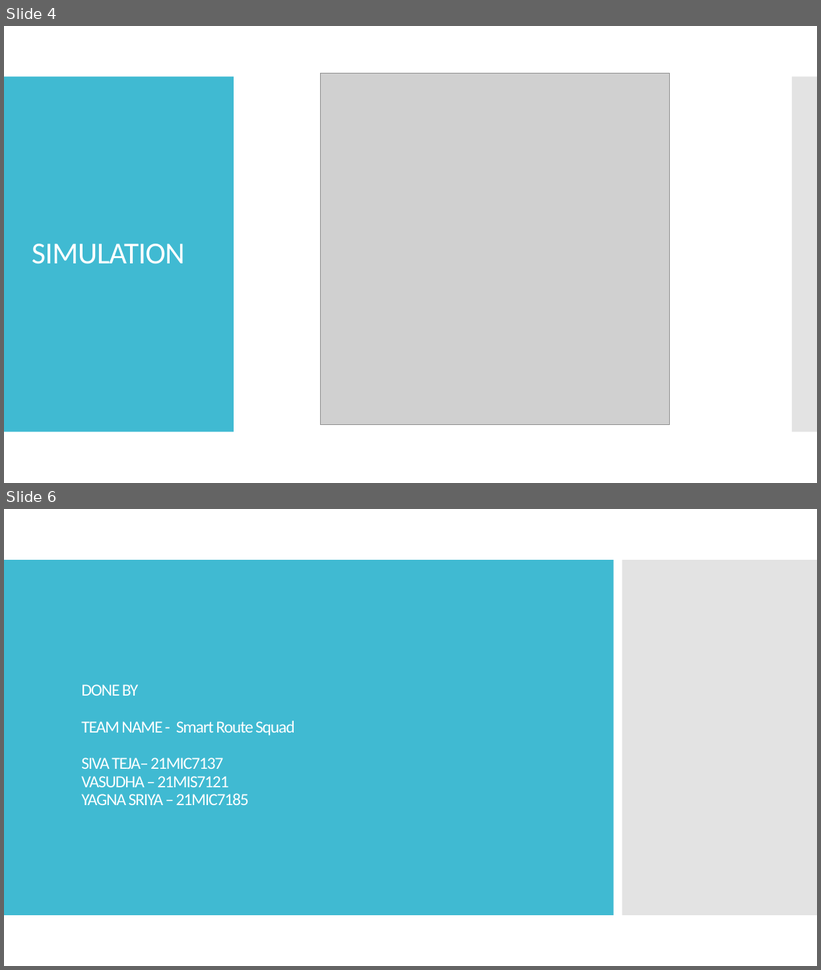
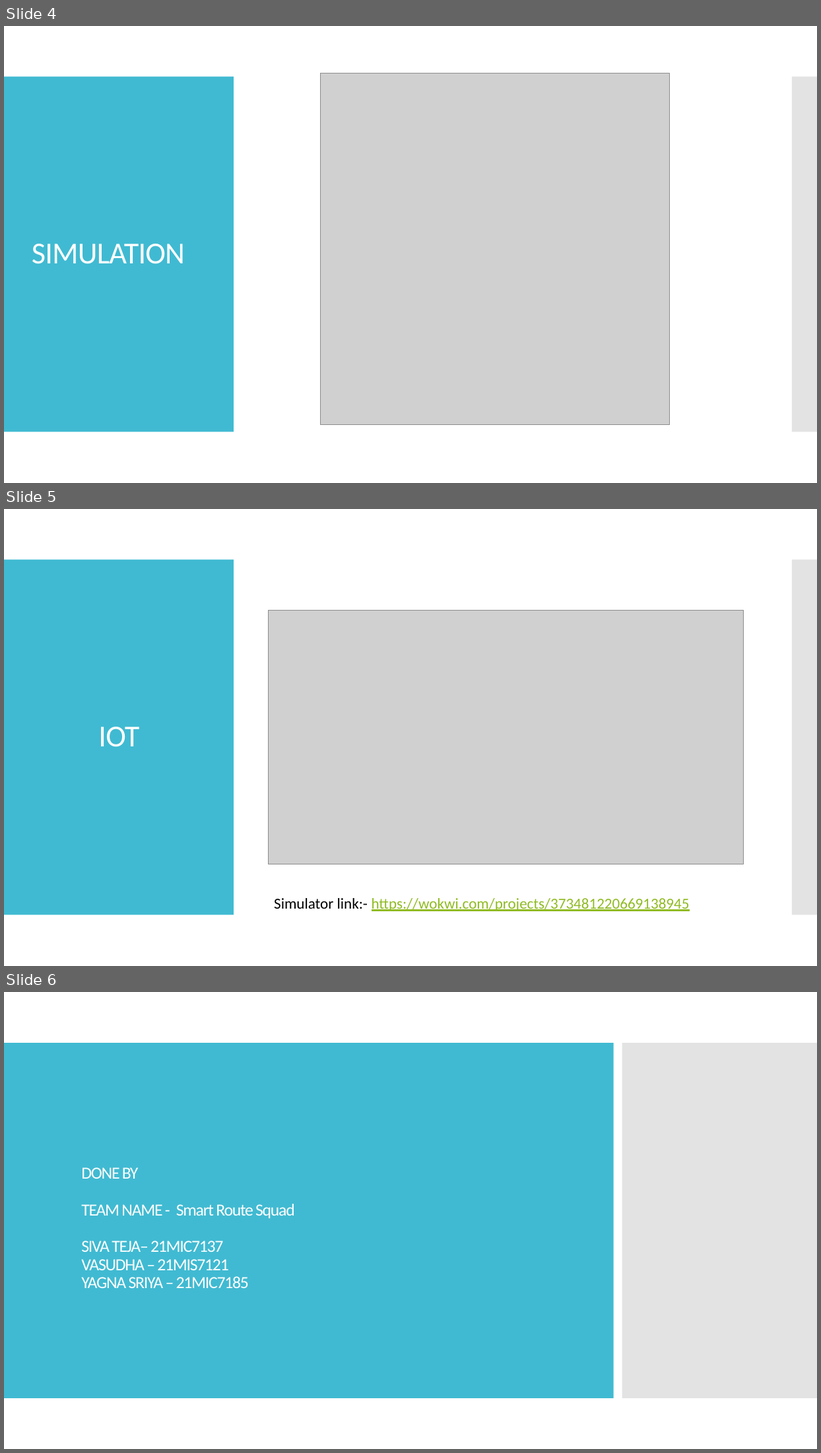
Before and after one commit to Sai-Siv/traffic-simulator, a slide deck: Adaptive Traffic Control System for Emergency Vehicles.pptx. Shown one above the other, each under a label of ours: slides 4 and 6 before the commit, slides 4, 5 and 6 after it; the slides between them are not shown. The pictures are 821x970 and 821x1453 pixels, drawn with LibreOffice and Linux fonts; fonts in the diff are those of the drawing; grey boxes stand for pictures. Boxes give left, top, right and bottom in pixels: in the first picture for what was removed or moved away, otherwise in the second. Text is boxed around its words. In the diff, an @@ line names an element or a change of style, - is before the commit and + after.

```diff
--- a/Adaptive Traffic Control System for Emergency Vehicles.pptx
+++ b/Adaptive Traffic Control System for Emergency Vehicles.pptx
@@ slide 5 added at (4,509,817,966), background #FFFFFF; not listed: 2 template elements that a slide beside it also shows @@
@@ picture added at (268,610,744,865) @@
@@ title added at (98,727,139,747), 36 pt, text #FFFFFF @@
+IOT
@@ text added at (274,898,690,912), 18 pt, text #90BB23, underline @@
+Simulator link:- https://wokwi.com/projects/373481220669138945
```
Also in this commit, not shown: 1 slide changed, 1 slide removed.
